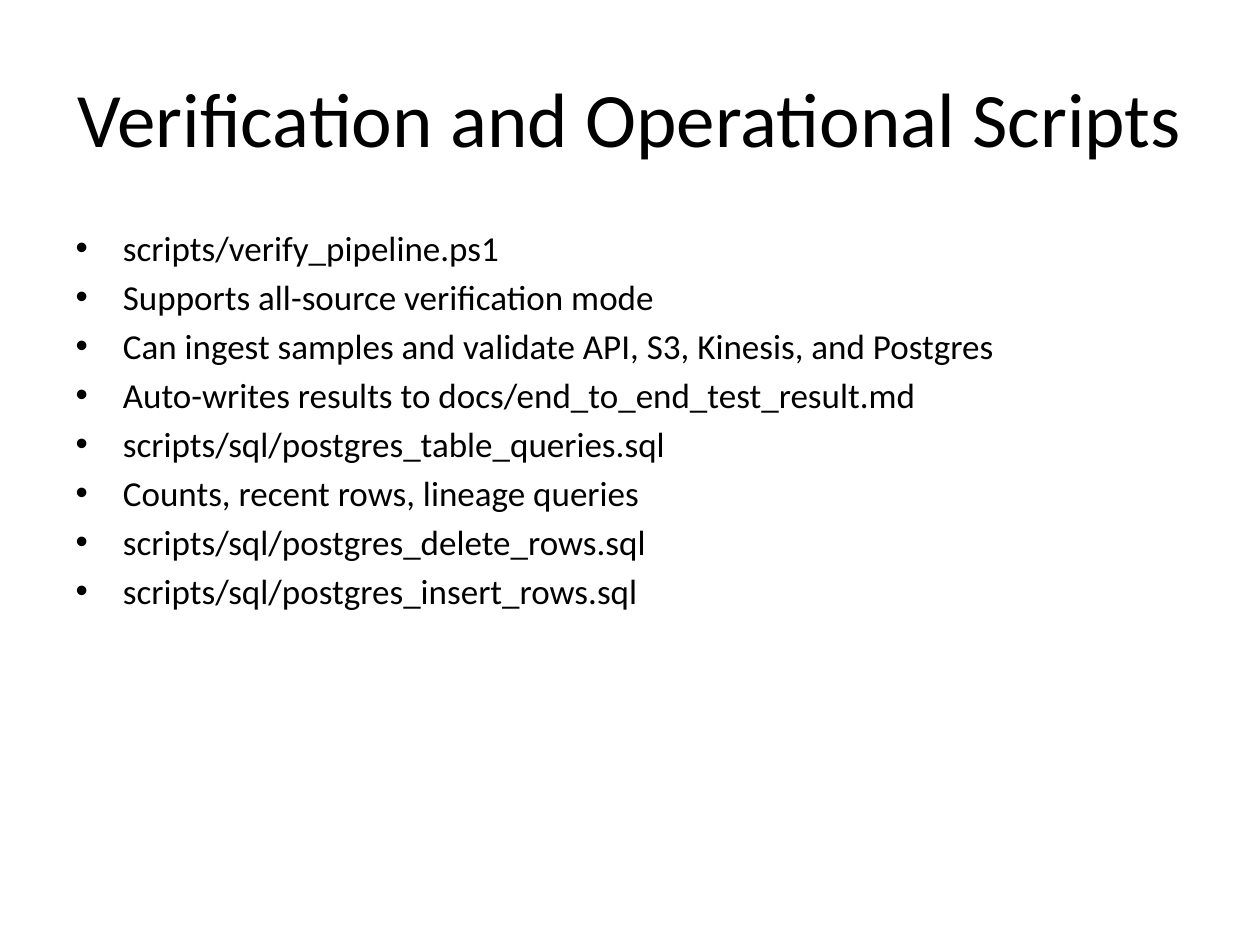
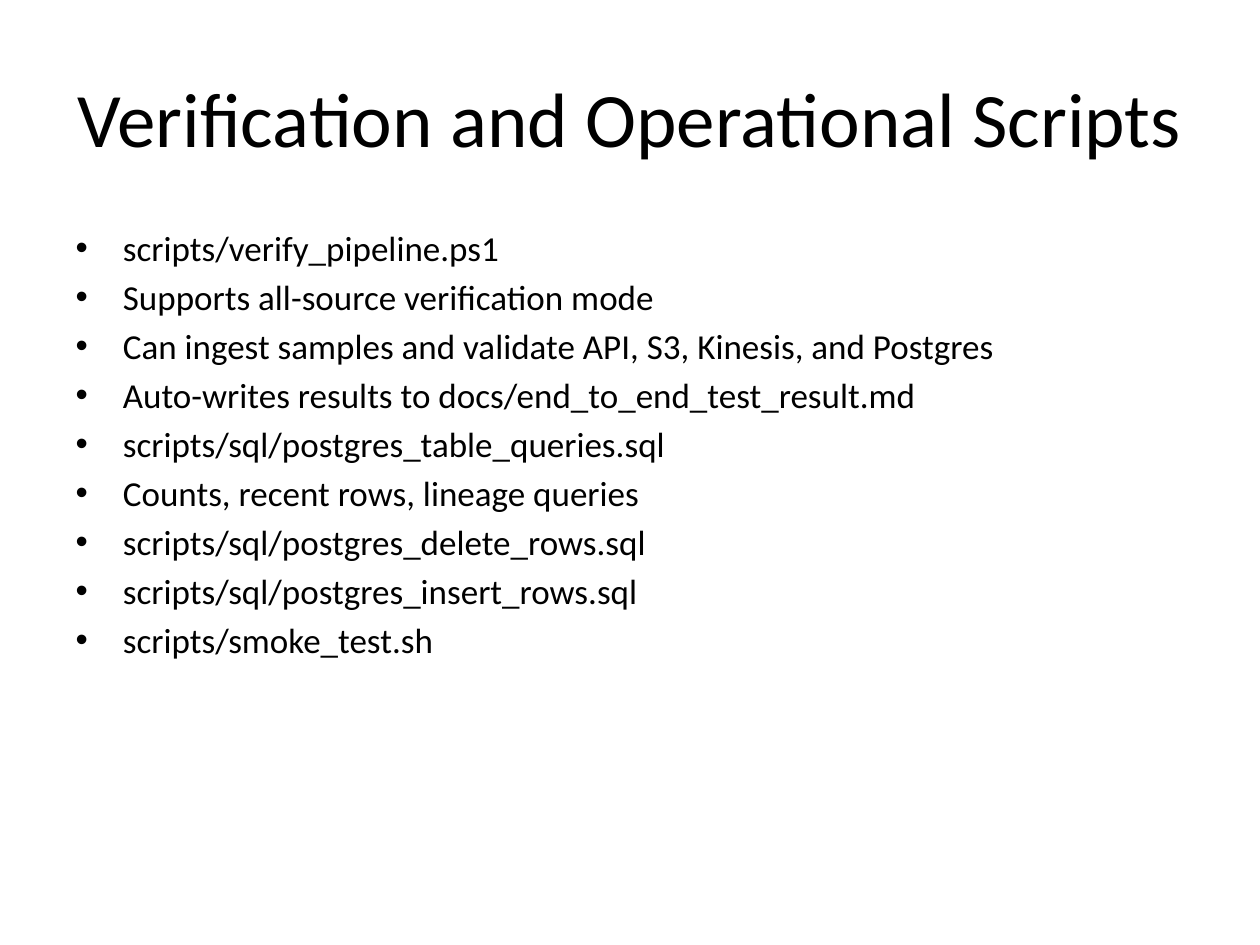
Before and after one commit to rkowdeed/semiconductor_intelligence_platform, a slide deck: slide 17 of docs/presentation/SODP_Phase1_Presentation_Draft.pptx (slide 18 before the commit). Drawn at 1260x945 pixels with LibreOffice and Linux fonts; fonts in the diff are those of the drawing. Boxes give left, top, right and bottom in pixels: in the first picture for what was removed or moved away, otherwise in the second. Text is boxed around its words. In the diff, an @@ line names an element or a change of style, - is before the commit and + after.

```diff
--- a/docs/presentation/SODP_Phase1_Presentation_Draft.pptx
+++ b/docs/presentation/SODP_Phase1_Presentation_Draft.pptx
@@ text at [123, 628, 433, 659]: paragraph added @@
+• scripts/smoke_test.sh
```
Also in this commit, not shown: 2 other slides changed, 1 slide added, 1 slide removed, 35 other files.
